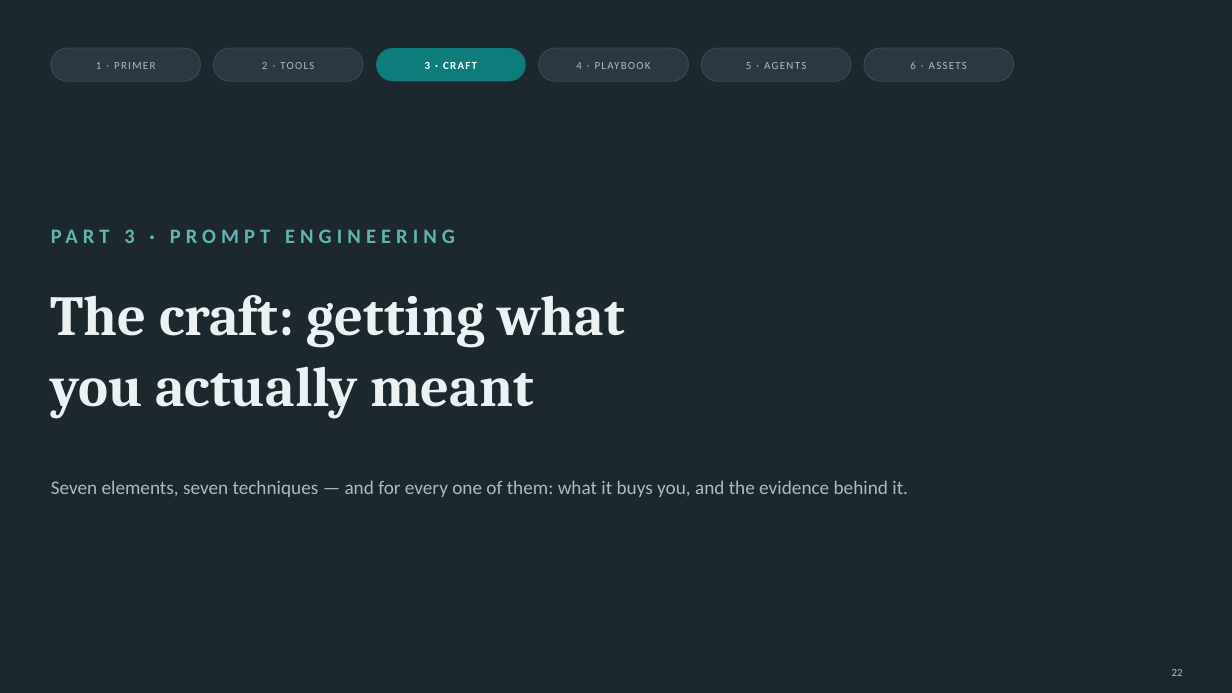
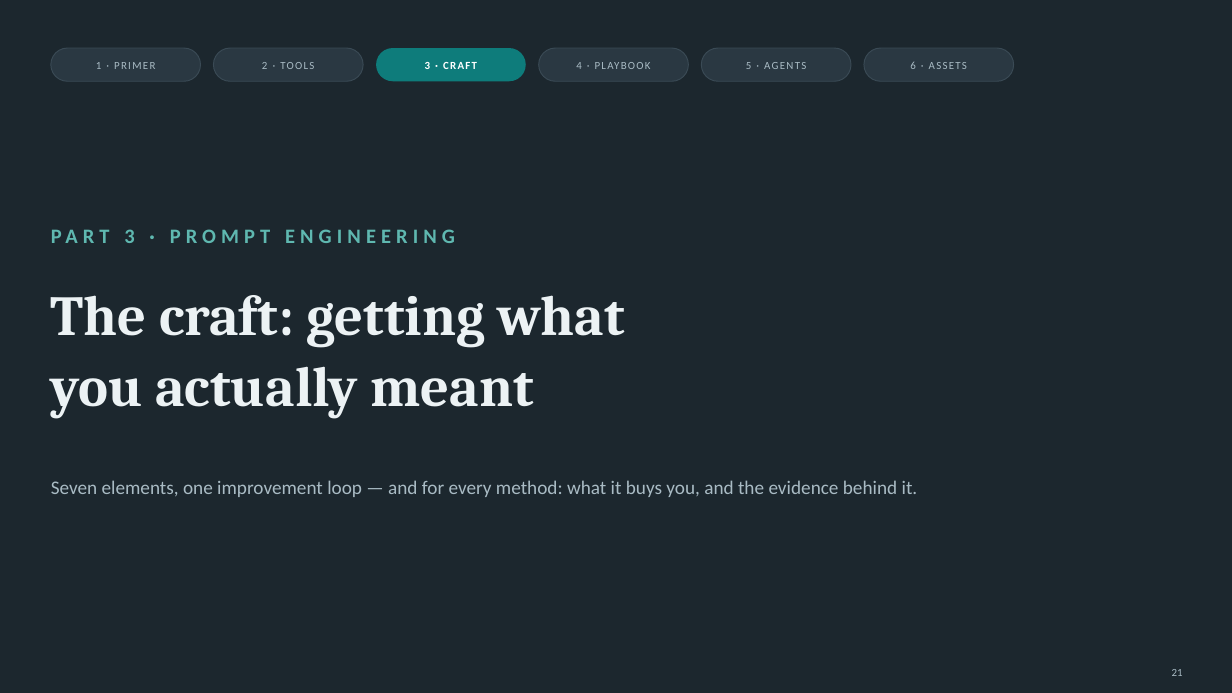
Before and after one commit to naviero1/Claude-Works, a slide deck: slide 21 of ai-training-prompt-engineering/deliverables/From_Prompts_to_Agents_Training.pptx (slide 22 before the commit). Drawn at 1232x693 pixels with LibreOffice and Linux fonts; fonts in the diff are those of the drawing. Boxes give left, top, right and bottom in pixels: in the first picture for what was removed or moved away, otherwise in the second. Text is boxed around its words. In the diff, an @@ line names an element or a change of style, - is before the commit and + after.

```diff
--- a/ai-training-prompt-engineering/deliverables/From_Prompts_to_Agents_Training.pptx
+++ b/ai-training-prompt-engineering/deliverables/From_Prompts_to_Agents_Training.pptx
@@ text at (x1=51, y1=480, x2=918, y2=497): text changed @@
-Seven elements, seven techniques — and for every one of them: what it buys you, and the evidence behind it.
+Seven elements, one improvement loop — and for every method: what it buys you, and the evidence behind it.
@@ text at (x1=1172, y1=669, x2=1183, y2=676): text changed @@
-22
+21
```
Also in this commit, not shown: 48 other slides changed, 2 slides removed, 13 other files.
